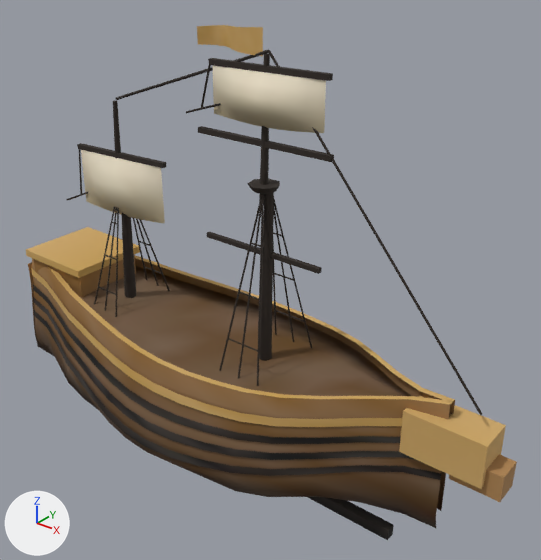
What one commit did to the glTF model public/pharosville/models/garden-hero-maker.glb.
The view is the same before and after, from a camera (50 mm lens) standing at (9.43, -9.82, 9.57) and looking at (1.23, 0.44, 3.21). Lighting does not change. The marker at lower left points along +X, +Y and +Z. The first picture is the older version. Where no turn or scale is listed for an object, it has been applied to the vertices. Vertices at exactly the same position are counted once.

In view in the first picture: 'sail-hull', 'spar-hull', 'trim-hull', 'wood-hull'.
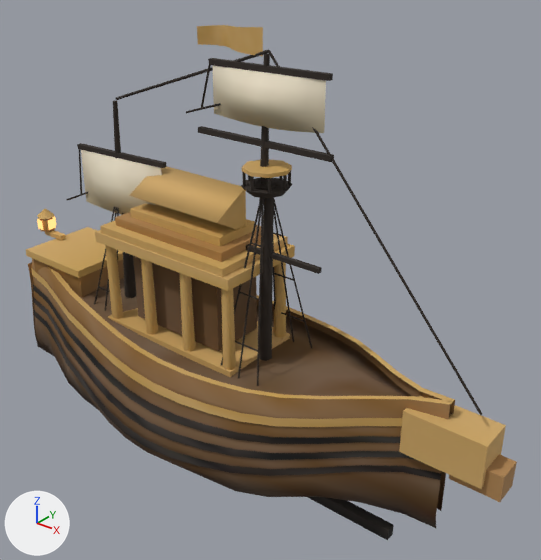
Changed parts and their boxes (x1, y1, x2, y2) in the pictures (541 x 560 px; the box of a moved part takes in the faces that stretch with it):
'glow-hull', reshaped (not visible before)
    after: (37, 217, 56, 230)
part 1 of me_mesh_0, added
    after: (108, 308, 290, 377)
part 2 of me_mesh_0, added
    after: (273, 262, 286, 337)
part 3 of me_mesh_0, added
    after: (100, 221, 288, 277)
part 4 of me_mesh_0, added
    after: (115, 212, 261, 262)
part 5 of me_mesh_0, added
    after: (130, 204, 256, 246)
part 6 of me_mesh_0, added
    after: (45, 230, 66, 240)
part 7 of me_mesh_0, added
    after: (40, 217, 55, 232)
part 8 of me_mesh_0, added
    after: (37, 209, 55, 219)
part 9 of me_mesh_0, added
    after: (242, 159, 292, 178)
part 10 of me_mesh_0, moved or reshaped (not visible before)
    after: (105, 166, 257, 370)
part 11 of me_mesh_0, recoloured
    after: (95, 230, 295, 291)
part 12 of me_mesh_2, added (black)
    after: (241, 178, 292, 198)
part 13 of me_mesh_2, added
    after: (242, 171, 291, 193)

The change, as a list of edits to the scene's bpy script:
```text
Change me_mesh_0:
    remove me_mesh_0.from_pydata(...)  # 882 vertices, 1382 faces; spans x -5.18..6.5, y -2.18..2.18, z -1.1..7.96
    add me_mesh_0.from_pydata(...)  # 978 vertices, 1534 faces; spans x -5.5..6.5, y -2.18..2.18, z -1.1..7.96
    me_mesh_0 part 1: a new loose piece, a box spanning x -2.15..1.35, y -0.93..0.93, z 1.67..1.83, in mat_hero_wood
    me_mesh_0 part 2: a new loose piece, a 6-sided cut cone along z (radius 0.13 at the low end, 0.11 at the high end) spanning x 1.09..1.31, y 0.65..0.91, z 1.83..3.58, in mat_hero_wood
    me_mesh_0 part 3: a new loose piece, a box spanning x -2.05..1.25, y -0.95..0.95, z 3.79..3.95, in mat_hero_wood
    me_mesh_0 part 4: a new loose piece, a box spanning x -1.83..1.03, y -0.73..0.73, z 3.95..4.12, in mat_hero_wood
    me_mesh_0 part 5: a new loose piece, a box spanning x -1.61..0.81, y -0.51..0.51, z 4.12..4.3, in mat_hero_wood
    me_mesh_0 part 6: a new loose piece, a box spanning x -5.34..-4.72, y -0.07..0.07, z 2.64..2.76, in mat_hero_wood
    me_mesh_0 part 7: a new loose piece, a 6-sided cut cone along z (radius 0.2 at the low end, 0.16 at the high end) spanning x -5.48..-5.14, y -0.2..0.2, z 2.77..3.11, in mat_hero_wood
    me_mesh_0 part 8: a new loose piece, a 6-sided cone pointing to +z spanning x -5.5..-5.12, y -0.22..0.22, z 3.1..3.3, in mat_hero_wood
    me_mesh_0 part 9: a new loose piece, an 8-sided cylinder along z spanning x 1.06..1.94, y -0.44..0.44, z 5.585..5.655, in mat_hero_wood
    me_mesh_0 part 10: 57 vertices moved from x -2.05..1.3, y -0.9..0.9, z -0.08..1.61 to x -2.2..1.4, y -0.98..0.98, z 1.83..3.8; 51 vertices removed from x -2.1..1.3, y -0.9..0.9, z 0.08..1.45; 65 vertices added at x -2.1..1.3, y -0.89..0.89, z 1.83..5.05
    me_mesh_0 part 11: 39 kept faces spanning x -2.2..1.4, y -0.98..0.98, z 1.83..3.8 get new vertex colours
    other edits to the shape of me_mesh_0 do not show in these pictures
Change me_mesh_2:
    remove me_mesh_2.from_pydata(...)  # 413 vertices, 688 faces; spans x -4.12..5.92, y -0.94..0.94, z 1.45..7.63
    add me_mesh_2.from_pydata(...)  # 511 vertices, 848 faces; spans x -4.12..5.92, y -0.94..0.94, z 1.45..7.63
    me_mesh_2 part 12: a new loose piece, an 8-sided cut cone along z (radius 0.34 at the low end, 0.46 at the high end) spanning x 1.04..1.96, y -0.46..0.46, z 5.18..5.32, in mat_hero_spar (black #2e2620)
    me_mesh_2 part 13
    48 vertices are added at x 1.07..1.93, y -0.44..0.44, z 5.31..5.61
    32 new vertices lie (0.0, 0.0, 0.3) away from vertices in x 1.07..1.93, y -0.44..0.44, z 5.31
    128 new faces join them
Change me_mesh_4:
    verts and faces of me_mesh_4; kept vertices keep their numbers, new ones are numbered from 8
    remove me_mesh_4.from_pydata(...)  # 8 vertices, 4 faces; spans x -4.88, y -0.67..0.67, z 1.83..2.27
    add me_mesh_4.from_pydata(...)  # 24 vertices, 12 faces; spans x -5.5..-4.88, y -0.67..0.67, z 1.83..3.06
    me_mesh_4 part 14
    add verts[8] = (-5.41, -0.19, 2.82)  # pixel (38, 228)
    add verts[9] = (-5.21, -0.19, 2.82)  # pixel (43, 230)
    add verts[10] = (-5.21, 0.19, 2.82)  # pixel (56, 225)
    add verts[11] = (-5.41, 0.19, 2.82)
    add verts[12] = (-5.12, 0.1, 2.82)  # pixel (55, 227)
    add verts[13] = (-5.12, -0.1, 2.82)  # pixel (48, 230)
    add verts[14] = (-5.5, -0.1, 2.82)
    add verts[15] = (-5.5, 0.1, 2.82)
    add for new, old in zip([*range(16, 24)], [*range(8, 16)]): verts[new] = verts[old] + (0.0, 0.0, 0.24)
    add faces += [(8, 17, 16), (8, 9, 17), (10, 19, 18), (10, 11, 19), (12, 21, 20), (12, 13, 21)]
    add faces += [(14, 23, 22), (14, 15, 23)]
```
